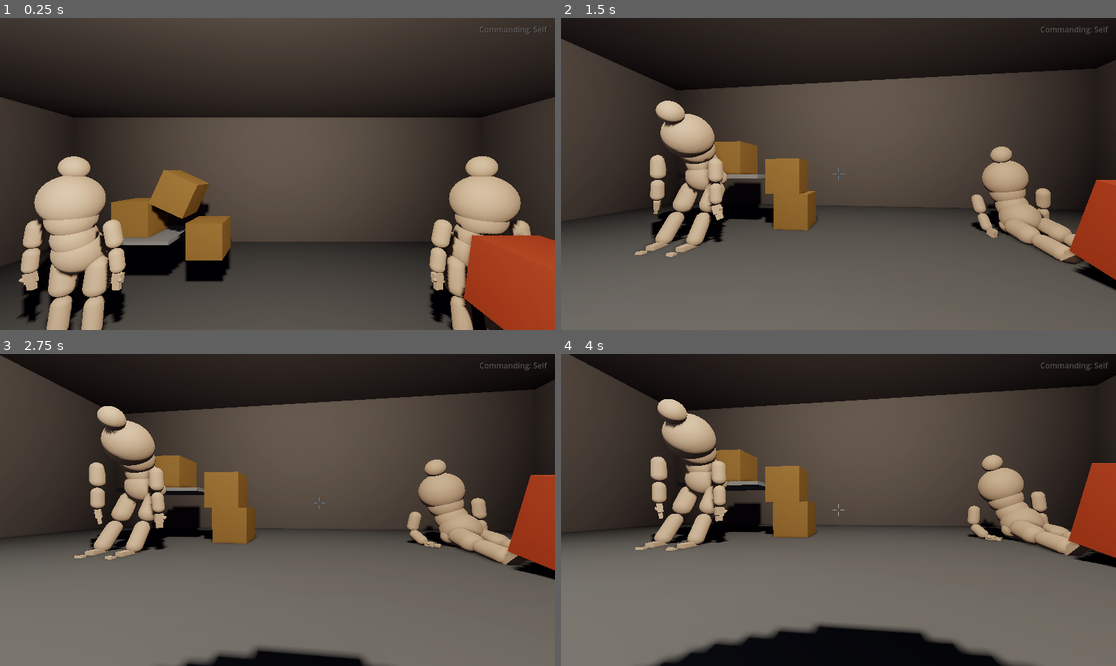
Above: before the commit, frames 1-4 (two rows, left to right).
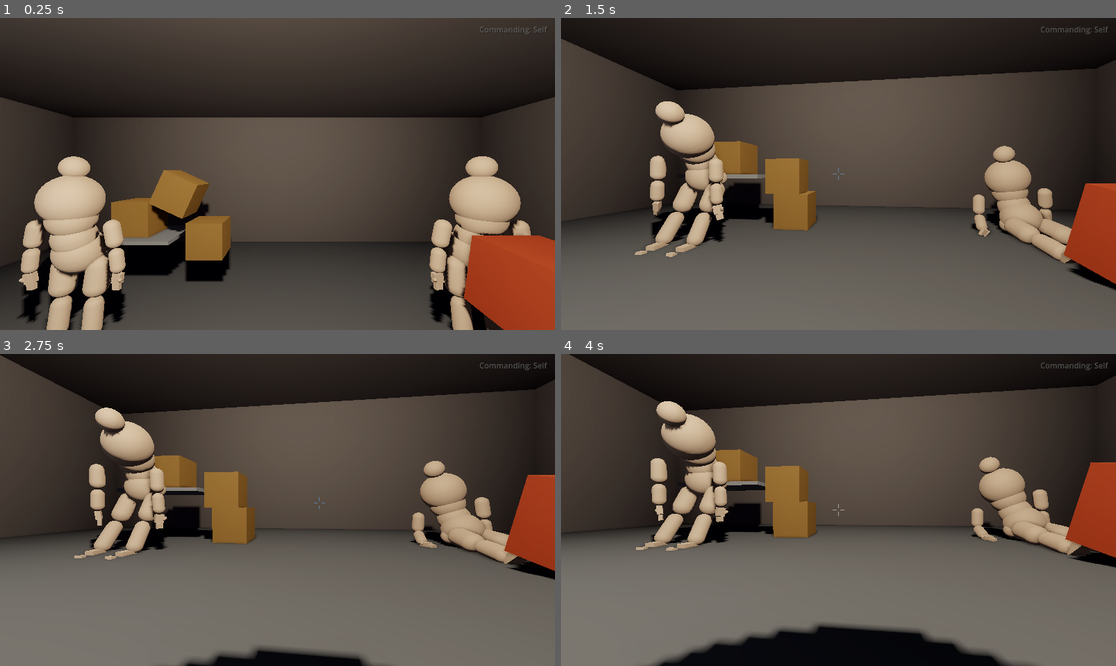
Above: after the commit, the same moments.

Repository: rossmrobinson/proto-game
Game: Godot game, scene res://scenes/main.tscn
Two runs of this game, one before a commit and one after it. Both use one fixed random seed, a clock stepped at 60 frames per second and the inputs below. The project has no main scene, so this scene is started directly.
Inputs (mouse positions are in pixels of both pictures, inside the frame that each line leads up to):
- Up to frame 1 (0.25 s): no input
- Up to frame 2 (1.5 s): tap Enter at 0.5 s; move the mouse to (866, 174) at 0.52 s; hold ` (cycle_command_target) 0.53-1.28 s; click (866, 174) at 0.67 s; move the mouse to (810, 174) at 1.27 s; tap Tab (detach_cursor) at 1.35 s; click (810, 174) at 1.42 s
- Up to frame 3 (2.75 s): move the mouse to (288, 503) at 2.02 s; tap Ctrl at 2.1 s; click (288, 503) at 2.17 s
- Up to frame 4 (4 s): move the mouse to (832, 516) at 2.77 s; tap ` (cycle_command_target) at 2.85 s; click (832, 516) at 2.92 s; move the mouse to (877, 513) at 3.52 s; hold Tab (detach_cursor) from 3.53 s (still down); click (877, 513) at 3.67 s

The runs differ from the first frame. In frame 1, less than 0.1% of the frame differs, in the area x 3-96%, y 44-100%; in frame 2, 1.5%, in the area x 14-100%, y 26-87%; in frame 3, 1.4%; in frame 4, 1.4%.

Commit message:
collision hardening: named layers, jointed-pair exclusion, passage internals, CCD
- project.godot: 7 named physics layers (Environment, Player, NPC_External, Interactable, NPC_SoftTissue, NPC_Internal, Equipment)
- humanoid_ragdoll_builder.gd: add_collision_exception_with on all jointed pairs — kills self-jitter
- humanoid_ragdoll_builder.gd: passage segments moved to layer 6 (NPC_Internal), mask 6+7 only
- equippable_phallus.gd: continuous_cd=true, Equipment layer 7, masks internal passages, pelvis exclusion
- piercing_attachment.gd: migrated from raw bitmasks to named layer API (layers 4+7, masks 1+3+6)

Diff:
--- a/single-room/project.godot
+++ b/single-room/project.godot
@@ -18,6 +18,16 @@
 
 3d/physics_engine="Jolt Physics"
 
+[layer_names]
+
+3d_physics/layer_1="Environment"
+3d_physics/layer_2="Player"
+3d_physics/layer_3="NPC_External"
+3d_physics/layer_4="Interactable"
+3d_physics/layer_5="NPC_SoftTissue"
+3d_physics/layer_6="NPC_Internal"
+3d_physics/layer_7="Equipment"
+
 [rendering]
 
 rendering_device/driver.windows="d3d12"
--- a/single-room/scripts/npc/humanoid_ragdoll_builder.gd
+++ b/single-room/scripts/npc/humanoid_ragdoll_builder.gd
@@ -79,8 +79,17 @@
 const PASSAGE_SEGMENTS_VAGINAL: int = 4
 
 
+## Part names that should be placed on the internal-only physics layer.
+const INTERNAL_PARTS: PackedStringArray = [
+	"anal_passage_0", "anal_passage_1", "anal_passage_2",
+	"vaginal_passage_0", "vaginal_passage_1", "vaginal_passage_2", "vaginal_passage_3",
+]
+
+
 func _ready() -> void:
 	_build_ragdoll()
+	_apply_collision_exclusions()
+	_assign_internal_layers()
 	ragdoll_built.emit()
 
 
@@ -510,6 +519,38 @@
 		prev_part = seg
 
 	return chain
+
+
+# ──────────────────────────────────────────────────────────────────────────────
+#  COLLISION EXCLUSIONS
+# ──────────────────────────────────────────────────────────────────────────────
+
+## Add collision exceptions between every directly-jointed pair of body parts.
+## Adjacent parts are held together by joints — if they also collide via the
+## physics broadphase they'll jitter violently.  Non-adjacent parts (e.g.
+## hand vs thigh on the same NPC) remain free to collide for posing.
+func _apply_collision_exclusions() -> void:
+	for joint: Generic6DOFJoint3D in joints:
+		var a: BodyPart = get_node_or_null(joint.node_a) as BodyPart
+		var b: BodyPart = get_node_or_null(joint.node_b) as BodyPart
+		if a != null and b != null:
+			a.add_collision_exception_with(b)
+			b.add_collision_exception_with(a)
+
+
+## Move passage segments to layer 6 (NPC_Internal) so they don't interact
+## with external physics.  They keep mask layer 3 so rays/queries can reach them.
+func _assign_internal_layers() -> void:
+	for part_name_key: String in parts:
+		if part_name_key in INTERNAL_PARTS:
+			var part: BodyPart = parts[part_name_key] as BodyPart
+			# Clear external layers
+			part.collision_layer = 0
+			part.set_collision_layer_value(6, true)  # NPC_Internal
+			# Only collide with other internals + equipment
+			part.collision_mask = 0
+			part.set_collision_mask_value(6, true)  # Other internal segments
+			part.set_collision_mask_value(7, true)  # Equipment (piercings, toys)
 
 
 # ──────────────────────────────────────────────────────────────────────────────
--- a/single-room/scripts/systems/equippable_phallus.gd
+++ b/single-room/scripts/systems/equippable_phallus.gd
@@ -91,6 +91,7 @@
 	_shaft.gravity_scale = 1.0
 	_shaft.linear_damp = 2.0
 	_shaft.angular_damp = 4.0
+	_shaft.continuous_cd = true  # Prevent tunneling through thin body parts
 
 	# Capsule collision
 	var capsule: CapsuleShape3D = CapsuleShape3D.new()
@@ -120,6 +121,20 @@
 	scene_root.add_child(_shaft)
 	_shaft.global_position = shaft_pos
 
+	# Set equipment layer (7) + external NPC layer (3) for interaction queries
+	_shaft.collision_layer = 0
+	_shaft.set_collision_layer_value(3, true)   # NPC_External (targeting)
+	_shaft.set_collision_layer_value(4, true)   # Interactable
+	_shaft.set_collision_layer_value(7, true)   # Equipment
+	_shaft.collision_mask = 0
+	_shaft.set_collision_mask_value(1, true)    # Environment
+	_shaft.set_collision_mask_value(2, true)    # Player
+	_shaft.set_collision_mask_value(3, true)    # Other NPC parts
+	_shaft.set_collision_mask_value(6, true)    # NPC_Internal (passages)
+
+	# Exclude collision between shaft and host pelvis (they're jointed)
+	_shaft.add_collision_exception_with(pelvis)
+
 	# Link the shaft to the NPC's ragdoll_owner so it can find nerve system
 	_shaft.ragdoll_owner = npc
 	if nerve_passthrough and npc.nerve_system != null:
--- a/single-room/scripts/systems/piercing_attachment.gd
+++ b/single-room/scripts/systems/piercing_attachment.gd
@@ -99,9 +99,15 @@
 	angular_damp = 5.0
 	continuous_cd = true
 
-	# Collision on layer 4 (Interactable), scan layer 3 (NPC) + 1 (World).
-	collision_layer = 8  # bit 4
-	collision_mask = 5   # bits 1 + 3
+	# Collision: Equipment layer (7) + Interactable (4)
+	# Scans: Environment (1) + NPC_External (3) + NPC_Internal (6)
+	collision_layer = 0
+	set_collision_layer_value(4, true)  # Interactable
+	set_collision_layer_value(7, true)  # Equipment
+	collision_mask = 0
+	set_collision_mask_value(1, true)   # Environment
+	set_collision_mask_value(3, true)   # NPC_External
+	set_collision_mask_value(6, true)   # NPC_Internal (passages)
 
 	_collision = CollisionShape3D.new()
 	_collision.name = "PiercingCollision"
